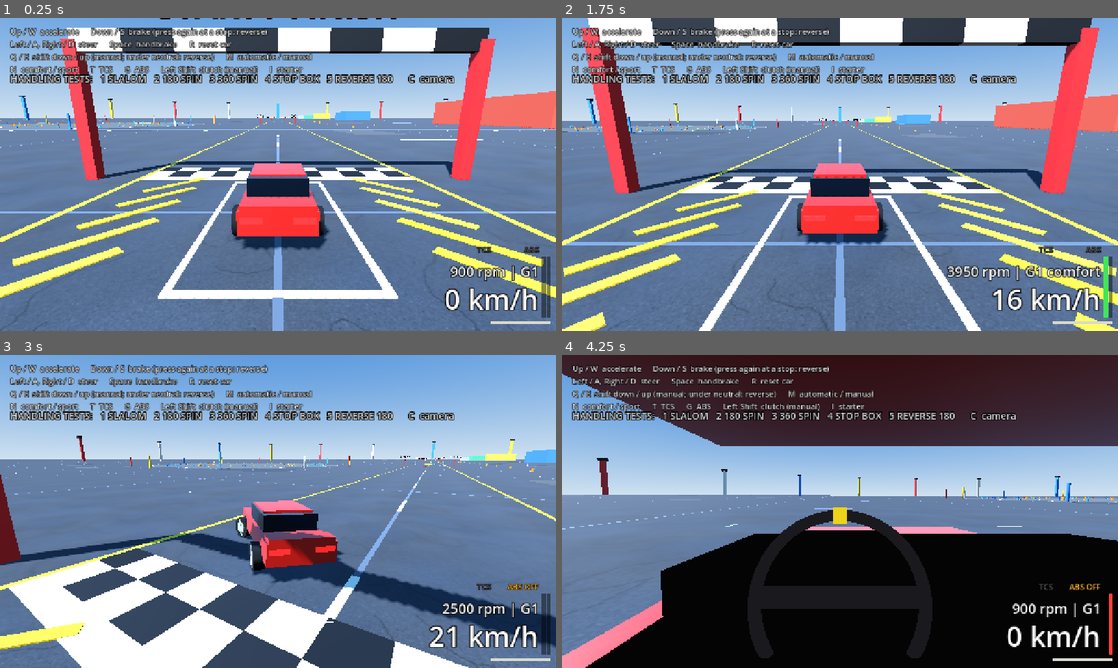
Above: before the commit, frames 1-4 (two rows, left to right).
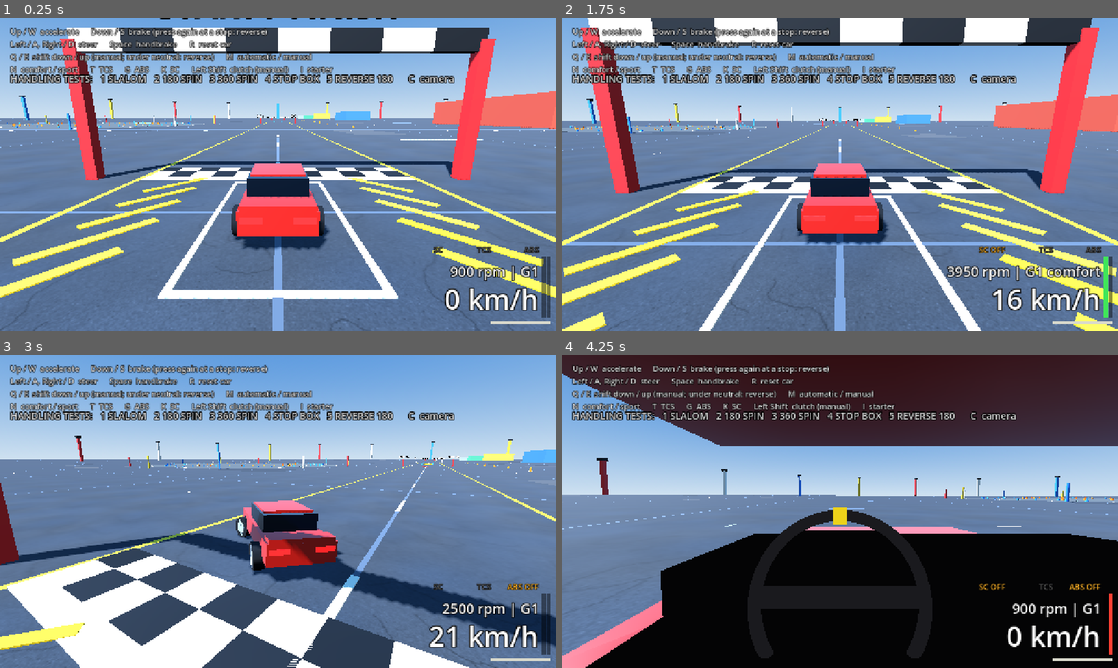
Above: after the commit, the same moments.

Repository: kokosro/factory-driver
Game: Godot game, scene res://scenes/main.tscn
The game is run twice, just before and just after one commit, with the same random seed, the same clock (stepped at 60 frames per second) and the same inputs.
Inputs:
- Up to frame 1 (0.25 s): no input
- Up to frame 2 (1.75 s): tap Enter at 0.5 s; hold I (starter) 0.53-1.28 s; hold Up (accelerate) from 0.53 s (still down); tap N (gearbox_mode) at 0.6 s; tap I (starter) at 1.35 s; tap K (sc_toggle, bound only after the commit) at 1.55 s
- Up to frame 3 (3 s): release Up (accelerate) at 2.03 s; hold Left (steer_left) from 2.03 s (still down); tap K (sc_toggle, bound only after the commit) at 2.1 s; tap N (gearbox_mode) at 2.3 s; tap G (abs_toggle) at 2.85 s
- Up to frame 4 (4.25 s): tap I (starter) at 3.05 s; release Left (steer_left) at 3.53 s; hold Down (brake) from 3.53 s (still down); tap C (camera_cycle) at 3.6 s; tap K (sc_toggle, bound only after the commit) at 3.8 s

The runs differ from the first frame. In frame 1, 0.6% of the frame differs, in the area x 29-80%, y 15-76%; in frame 2, 0.7%; in frame 3, 2.4%, in the area x 0-100%, y 15-100%; in frame 4, 0.7%.

Commit message:
Car: a stability control switch - sc_on, on unless switched off, the K key (sc_toggle, physical key 75), a dashboard switch beside tcs_on and abs_on and like them left alone by a reset. Off, _slide_yaw_damping is 0 on every branch - rolling, at a crawl, in reverse and under the handbrake, where the assist otherwise keeps SPIN_YAW_DAMPING - and the assist's yaw moment with it: the car rotates on its tyres alone, a slide hangs on and a spin is the driver's to catch. The low-speed blend is numerics, not an aid, and has no switch. HUD: a third aid lamp, ScLamp, left of TCS and ABS in their row and their idiom (dim SC, amber SC OFF); K in the controls text. Smoke test: on at the start, the key flips it and nothing else, the lamp's text, colour and place in both states, no strength on any branch switched off, a reset leaves it, the same 0.2 s flick of the handbrake from 60 km/h swings the nose 0.46 rad off the way the car goes against 0.16 with the assist, turns the car 1.58 rad against 0.73 and is back in line after 2.05 s against 1.02, and with the assist off a car creeping at full lock is still on its rolling circle (0.0652 rad/s for 0.0654). README: the controls table, the slides paragraph, the driver's controls (three aids), the tests' notes. With sc_on true nothing is changed

Diff:
--- a/project.godot
+++ b/project.godot
@@ -89,6 +89,10 @@
 "deadzone": 0.5,
 "events": [Object(InputEventKey,"resource_local_to_scene":false,"resource_name":"","device":-1,"window_id":0,"alt_press …(191 unchanged characters)…
 }
+sc_toggle={
+"deadzone": 0.5,
+"events": [Object(InputEventKey,"resource_local_to_scene":false,"resource_name":"","device":-1,"window_id":0,"alt_pressed":false,"shift_pressed":false,"ctrl_pressed":false,"meta_pressed":false,"pressed":false,"keycode":0,"physical_keycode":75,"key_label":0,"unicode":0,"location":0,"echo":false,"script":null)]
+}
 clutch_pedal={
 "deadzone": 0.5,
 "events": [Object(InputEventKey,"resource_local_to_scene":false,"resource_name":"","device":-1,"window_id":0,"alt_press …(196 unchanged characters)…
--- a/scenes/hud.tscn
+++ b/scenes/hud.tscn
@@ -164,6 +164,26 @@
 theme_override_constants/outline_size = 6
 theme_override_font_sizes/font_size = 18
 text = "ABS"
+horizontal_alignment = 2
+vertical_alignment = 2
+
+[node name="ScLamp" type="Label" parent="."]
+anchors_preset = 3
+anchor_left = 1.0
+anchor_top = 1.0
+anchor_right = 1.0
+anchor_bottom = 1.0
+offset_left = -360.0
+offset_top = -200.0
+offset_right = -260.0
+offset_bottom = -174.0
+grow_horizontal = 0
+grow_vertical = 0
+theme_override_colors/font_color = Color(1, 1, 1, 0.35)
+theme_override_colors/font_outline_color = Color(0, 0, 0, 1)
+theme_override_constants/outline_size = 6
+theme_override_font_sizes/font_size = 18
+text = "SC"
 horizontal_alignment = 2
 vertical_alignment = 2
 
@@ -179,7 +199,7 @@
 text = "Up / W  accelerate      Down / S  brake (press again at a stop: reverse)
 Left / A, Right / D  steer      Space  handbrake      R  reset car
 Q / E  shift down / up (manual; under neutral: reverse)      M  automatic / manual
-N  comfort / sport      T  TCS      G  ABS      Left Shift  clutch (manual)      I  starter"
+N  comfort / sport      T  TCS      G  ABS      K  SC      Left Shift  clutch (manual)      I  starter"
 
 [node name="MissionLabel" type="Label" parent="."]
 offset_left = 24.0
--- a/scripts/car.gd
+++ b/scripts/car.gd
@@ -1067,7 +1067,9 @@
 ## turns the car for the driver. It checks the tail stepping out and the car
 ## rotating on after the tyres have stopped turning it, which keeps a power
 ## slide or a handbrake slide catchable instead of an instant spin.
-## Lower = wilder slides that spin more easily, higher = tamer.
+## Lower = wilder slides that spin more easily, higher = tamer. The driver can
+## switch the whole assist off (sc_on, the SC key); the low-speed blend further
+## down is numerics, not an aid, and has no switch.
 const SLIDE_YAW_DAMPING := 8.0
 
 ## The assist only leans on a slide that is getting deeper; it comes in over
@@ -1346,6 +1348,15 @@
 var tcs_on := true
 var abs_on := true
 
+## The stability assist (see SLIDE_YAW_DAMPING), on unless switched off (the SC
+## key): a dashboard switch like the two above, and like them left alone by a
+## reset. Off, _slide_yaw_damping is 0 on every branch and the assist's yaw
+## moment with it: the car rotates on its tyres alone, a slide hangs on for as
+## long as they let it and a spin is the driver's to catch. The low-speed blend
+## (LOW_SPEED_BLEND_END) is not part of it and stays on: that is numerics, what
+## keeps the tyre model meaningful near a standstill, not a driver aid.
+var sc_on := true
+
 ## True while the engine runs. False once it has been dragged or has run down
 ## under STALL_RPM: nothing burns, the tach falls to 0, the throttle does
 ## nothing, until something turns it past ENGINE_CATCH_RPM again (the starter
@@ -1617,6 +1628,8 @@
 		tcs_on = not tcs_on
 	if Input.is_action_just_pressed("abs_toggle"):
 		abs_on = not abs_on
+	if Input.is_action_just_pressed("sc_toggle"):
+		sc_on = not sc_on
 	_starter_held = Input.is_action_pressed("starter")
 
 	# What is asked of the driver: the two pedal keys 0..1, the steering +1 =
@@ -1854,7 +1867,7 @@
 ## (a stalled one is started: the car is put there ready to drive), the tank
 ## full and nothing loaded (payload_mass is for whoever resets the car to load
 ## again afterwards). The switches stay as the driver has them: tcs_on, abs_on,
-## gearbox_mode. The height of `target` counts from the road: the car is stood on its springs on the road
+## sc_on, gearbox_mode. The height of `target` counts from the road: the car is stood on its springs on the road
 ## there (_settle_suspension), 0 = at its ride height.
 func reset_to(target: Transform3D) -> void:
 	global_transform = target
@@ -2803,8 +2816,11 @@
 ## angle (nose vs direction of travel, 0..PI) grows past SPIN_COMMIT_ANGLE.
 ## Off while the handbrake is held (that slide is deliberate) and, like a real
 ## stability system, with reverse engaged: a flick at speed in reverse swings
-## the nose round (J-turn).
+## the nose round (J-turn). None at all with the assist switched off (sc_on),
+## not even the SPIN_YAW_DAMPING those two leave.
 func _slide_yaw_damping(along: float, across: float) -> float:
+	if not sc_on:
+		return 0.0
 	if reverse_engaged:
 		return SPIN_YAW_DAMPING
 	if Vector2(along, across).length() < SPIN_MIN_SPEED:
--- a/scripts/hud.gd
+++ b/scripts/hud.gd
@@ -2,7 +2,7 @@
 extends CanvasLayer
 ## Minimal driving HUD: speed, plus a tach line (engine RPM and gear), the two
 ## pedal bars so the driving feel can be checked, the fuel bar, and a lamp each
-## for the two driver aids. The mission line and
+## for the three driver aids. The mission line and
 ## banner only show what they are handed (see scripts/mission_manager.gd).
 
 ## Tach text colour normally and from ArcadeCar.SHIFT_LIGHT_RPM up.
@@ -17,7 +17,7 @@
 const FUEL_RESERVE_FRACTION := 0.15
 const FUEL_LOW_FRACTION := 0.08
 
-## The driver aids' lamps (TCS, ABS): dim while the aid is on, which is how the
+## The driver aids' lamps (SC, TCS, ABS): dim while the aid is on, which is how the
 ## car starts and nothing to look at; lit in the fuel bar's amber, with OFF
 ## behind the letters, once it has been switched off.
 const AID_ON_COLOR := Color(1, 1, 1, 0.35)
@@ -35,6 +35,7 @@
 @onready var _fuel_bar: ColorRect = $FuelBarBack/FuelBar
 @onready var _tcs_lamp: Label = $TcsLamp
 @onready var _abs_lamp: Label = $AbsLamp
+@onready var _sc_lamp: Label = $ScLamp
 
 
 func _process(_delta: float) -> void:
@@ -60,6 +61,7 @@
 	_rpm_label.add_theme_color_override("font_color", TACH_REDLINE_COLOR if near_redline else TACH_COLOR)
 	set_aid_lamp(_tcs_lamp, "TCS", car.tcs_on)
 	set_aid_lamp(_abs_lamp, "ABS", car.abs_on)
+	set_aid_lamp(_sc_lamp, "SC", car.sc_on)
 
 
 ## The pedal bars follow the pedals tick by tick (ArcadeCar.throttle_pedal /
--- a/tests/smoke_test.gd
+++ b/tests/smoke_test.gd
@@ -51,6 +51,8 @@
 ## reset clearing them, and the car driving the same with the marks switched
 ## off; and their severity: cornering on tyres that grip lays nothing, a slow
 ## scrub a shade, the handbrake black, the same shades every time.
+## Then the stability switch: a key, a lamp, the assist gone and a flick of the
+## handbrake showing it, the low-speed blend not its to take.
 ## Exits 0 on success, 1 on any failed check. Later phases extend this file.
 
 const MAIN_SCENE := "res://scenes/main.tscn"
@@ -619,6 +621,22 @@
 const MARKS_SCRUB_MAX_ALPHA := 0.3
 const MARKS_SLIDE_MIN_DARKER := 2.0
 const MARKS_SLIDE_MIN_FULL_SHARE := 0.5
+
+# --- Stability switch ---------------------------------------------------------
+
+## With the stability assist switched off the flick of _check_slide_settle
+## (SLIDE_FLICK_FRAMES of handbrake at SLIDE_SETTLE_STEER from ~60 km/h) has to
+## swing the nose at least this many times as far off the way the car travels
+## as with it (measured 0.46 rad against 0.16), and turn the car at least this
+## much further [rad] before it is back in line (measured 1.58 against 0.73).
+const SC_MIN_ANGLE_GAIN := 2.0
+const SC_MIN_TURN_GAIN := 0.5
+
+## The low-speed blend with the assist off: the car creeps round at full lock
+## for this many ticks (5 s), and its yaw rate has to be the rolling circle's
+## (speed x tan(wheel angle) / wheelbase) to this share by then.
+const SC_CREEP_FRAMES := 300
+const SC_ROLLING_TOLERANCE := 0.05
 
 var _failures := 0
 
@@ -870,6 +888,7 @@
 	await _check_driver_controls(main, car)
 	await _check_telemetry(main, car)
 	await _check_tyre_marks(main, car)
+	await _check_stability_switch(main, car)
 
 	_finish()
 
@@ -3499,6 +3518,84 @@
 	return empty
 
 
+## The stability switch: on unless switched off, a key, a lamp, left alone by a
+## reset; off, the assist is gone on every branch and a slide shows it; the
+## low-speed blend is not the switch's to take.
+func _check_stability_switch(main: Node, car: ArcadeCar) -> void:
+	var sc_lamp := main.get_node_or_null("HUD/ScLamp") as Label
+	var abs_lamp := main.get_node_or_null("HUD/AbsLamp") as Label
+	var tcs_lamp := main.get_node_or_null("HUD/TcsLamp") as Label
+	car.reset_to_spawn()
+	await _step(5)
+	_check(InputMap.has_action("sc_toggle") and car.sc_on, "stability: the car starts with the stability assist on, and there is a key for it")
+	if not _check(sc_lamp != null and sc_lamp.text == "SC" and sc_lamp.get_theme_color("font_color") == HUD.AID_ON_COLOR, "stability: the HUD's third aid lamp is quiet while the assist is on ('%s', dim)" % (sc_lamp.text if sc_lamp else "?")):
+		return
+	_check(
+		sc_lamp.offset_right <= tcs_lamp.offset_left and tcs_lamp.offset_right <= abs_lamp.offset_left and sc_lamp.offset_top == abs_lamp.offset_top and sc_lamp.offset_bottom == abs_lamp.offset_bottom,
+		"stability: the lamp sits in the row of the other two, left of them and clear of them (SC to %.0f, TCS from %.0f to %.0f, ABS from %.0f)" % [sc_lamp.offset_right, tcs_lamp.offset_left, tcs_lamp.offset_right, abs_lamp.offset_left],
+	)
+	var damping_on := car._slide_yaw_damping(20.0, 0.0)
+	await _tap("sc_toggle")
+	await _step(2)
+	_check(not car.sc_on and car.tcs_on and car.abs_on, "stability: the SC key switches the assist off and leaves TCS and ABS alone (SC %s, TCS %s, ABS %s)" % [car.sc_on, car.tcs_on, car.abs_on])
+	_check(sc_lamp.text == "SC OFF" and sc_lamp.get_theme_color("font_color") == HUD.AID_OFF_COLOR and tcs_lamp.text == "TCS" and abs_lamp.text == "ABS", "stability: the lamp lights up and says OFF, the other two stay quiet ('%s', '%s', '%s')" % [sc_lamp.text, tcs_lamp.text, abs_lamp.text])
+	var damping_off := car._slide_yaw_damping(20.0, 0.0)
+	var damping_off_slow := car._slide_yaw_damping(ArcadeCar.SPIN_MIN_SPEED * 0.5, 0.0)
+	var damping_off_sideways := car._slide_yaw_damping(0.0, 20.0)
+	car.reverse_engaged = true
+	var damping_off_reverse := car._slide_yaw_damping(-20.0, 0.0)
+	car.sc_on = true
+	var damping_on_reverse := car._slide_yaw_damping(-20.0, 0.0)
+	car.sc_on = false
+	_check(
+		damping_on == ArcadeCar.SLIDE_YAW_DAMPING and damping_on_reverse == ArcadeCar.SPIN_YAW_DAMPING and damping_off == 0.0 and damping_off_slow == 0.0 and damping_off_sideways == 0.0 and damping_off_reverse == 0.0,
+		"stability: switched off, the assist has no strength on any branch - rolling straight %.1f -> %.1f 1/s, and none at a crawl, sideways or in reverse (%.1f with it on)" % [damping_on, damping_off, damping_on_reverse],
+	)
+	car.reset_to_spawn()
+	await _step(5)
+	_check(not car.sc_on and not car.reverse_engaged and sc_lamp.text == "SC OFF", "stability: a reset leaves the switch as the driver has it (SC %s, '%s')" % [car.sc_on, sc_lamp.text])
+
+	# The same flick of the handbrake with and without: with the assist the tail
+	# is checked and the car rolls on; without, the nose swings far further out
+	# and the car turns far further before its tyres have it back.
+	var without := await _slide_and_let_go(car, SLIDE_FLICK_FRAMES)
+	var still_off := not car.sc_on
+	car.sc_on = true
+	var with := await _slide_and_let_go(car, SLIDE_FLICK_FRAMES)
+	_check(
+		still_off and without.peak_angle > with.peak_angle * SC_MIN_ANGLE_GAIN and absf(without.turned) > absf(with.turned) + SC_MIN_TURN_GAIN,
+		"stability: the same flick of the handbrake slides far deeper without the assist - the nose %.2f rad off the way the car goes against %.2f, the car turned %.2f rad against %.2f" % [without.peak_angle, with.peak_angle, absf(without.turned), absf(with.turned)],
+	)
+	_check(
+		(without.in_line_at < 0.0 or without.in_line_at > with.in_line_at) and with.in_line_at >= 0.0,
+		"stability: ... and hangs on longer (back in line %.2f s after the release against %.2f s; -1 = never)" % [without.in_line_at, with.in_line_at],
+	)
+	_check(without.finite and with.finite and without.max_step < SLIDE_SETTLE_MAX_STEP, "stability: no NaN / inf and no teleporting through either slide (largest step %.2f m without)" % without.max_step)
+
+	# The low-speed blend is numerics, not an aid: with the assist off a car
+	# creeping round at full lock is still eased onto its rolling circle.
+	car.sc_on = false
+	car.reset_to_spawn()
+	await _step(5)
+	await _brake_to_a_stop(car)
+	await _step(CREEP_HOLD_FRAMES)
+	Input.action_release("brake")
+	Input.action_press("steer_left")
+	await _step(SC_CREEP_FRAMES)
+	var rolling_yaw_rate := car.forward_speed * tan(car.wheel_angle) / (2.0 * ArcadeCar.AXLE_DISTANCE)
+	var creep_speed := car.forward_speed
+	var creep_yaw_rate := car.yaw_rate
+	Input.action_release("steer_left")
+	car.sc_on = true
+	_check(
+		creep_speed > 0.1 and creep_speed < ArcadeCar.LOW_SPEED_BLEND_END and rolling_yaw_rate > 0.0 and absf(creep_yaw_rate - rolling_yaw_rate) < rolling_yaw_rate * SC_ROLLING_TOLERANCE,
+		"stability: the low-speed blend has no switch - assist off, creeping at %.2f m/s on full lock the car turns at %.4f rad/s, its rolling circle's %.4f" % [creep_speed, creep_yaw_rate, rolling_yaw_rate],
+	)
+	car.reset_to_spawn()
+	await _step(5)
+	_check(car.sc_on and sc_lamp.text == "SC", "stability: switched back on, the lamp is quiet again ('%s')" % sc_lamp.text)
+
+
 ## Resets the car and accelerates it in a straight line to ~60 km/h.
 # was 3 s flat out, which got to 16.5 m/s, just into 2nd -> flat out until
 # GET_UP_TO_SPEED - with a clutch to slip and the engine's inertia riding along
Not shown, changed: README.md
